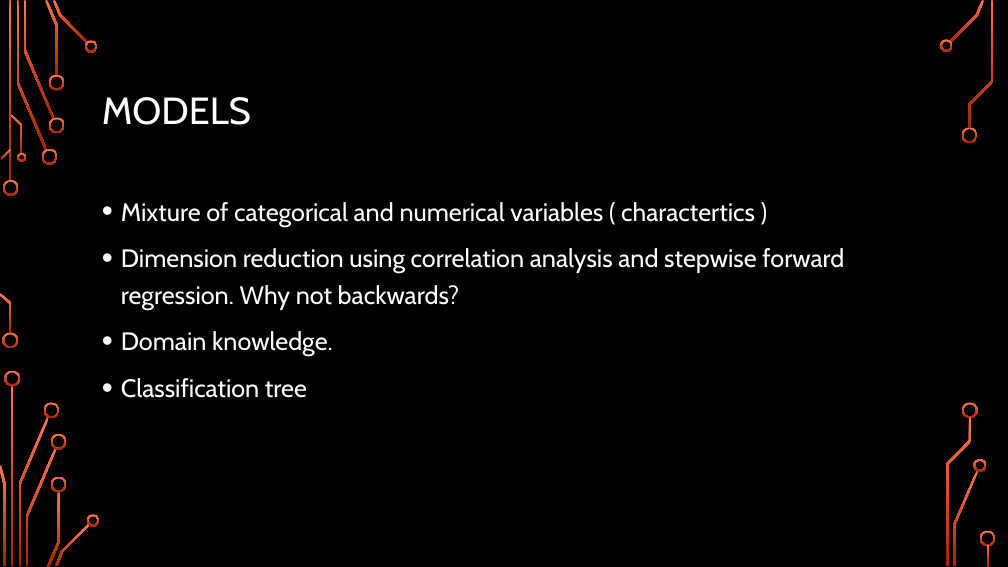
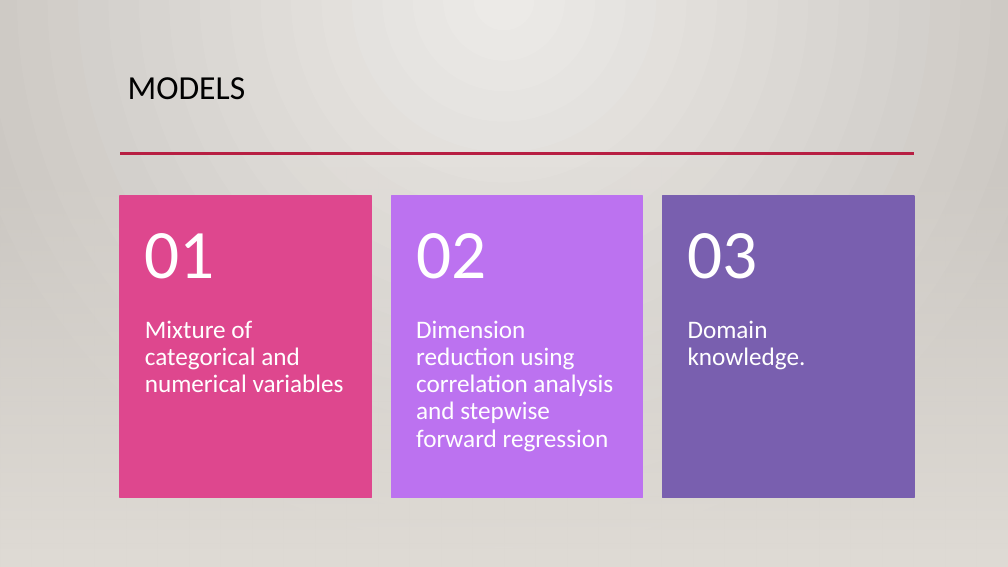
Before and after one commit to karimkhamwani/data-mining, a slide deck: slide 9 of Caravan.pptx (slide 8 before the commit). Drawn at 1008x567 pixels with LibreOffice and Linux fonts; fonts in the diff are those of the drawing; background and template pictures are left out. Boxes give left, top, right and bottom in pixels: in the first picture for what was removed or moved away, otherwise in the second. Text is boxed around its words. In the diff, an @@ line names an element or a change of style, - is before the commit and + after.

```diff
--- a/Caravan.pptx
+++ b/Caravan.pptx
@@ background picture (left out) to gradient #ECEAE7 to #CAC7C1 @@
@@ rectangle added at bbox=[0, 0, 1008, 567], fill gradient #ECEAE7 to #CAC7C1 @@
@@ title "MODELS": place and size @@
-title "MODELS" at bbox=[102, 97, 251, 125]
+title "MODELS" at bbox=[128, 77, 246, 100]
@@ title "MODELS" at bbox=[128, 77, 246, 100]: size 36 to 32 pt, font Cabin to Calibri, text colour #FFFFFF to #000000; vertical alignment middle to top @@
@@ rectangle added at bbox=[0, 167, 1008, 507], fill gradient #DFDBD5 @@
@@ rectangle added at bbox=[0, 167, 1008, 567], fill gradient #DFDBD5 @@
@@ line added from (120, 153) to (915, 153), #B71E42 2.5 pt @@
@@ line added from (120, 154) to (914, 154), #B71E42 2.5 pt @@
@@ text removed at bbox=[121, 202, 844, 398] @@
-• Mixture of categorical and numerical variables ( charactertics )
-• Dimension reduction using correlation analysis and stepwise forward regression. Why not backwards?
-• Domain knowledge.
-• Classification tree
@@ group added at bbox=[120, 196, 914, 498]: 6 texts, 3 rectangles @@
+Mixture of categorical and numerical variables
+01
+Dimension reduction using correlation analysis and stepwise forward regression
+02
+Domain knowledge.
+03
@@ line added from (0, 507) to (1008, 507), #000001 1 pt @@
@@ group removed at bbox=[0, 0, 996, 567]: 33 freeform shapes, 3 rectangles @@
```
Also in this commit, not shown: 11 other slides changed, 1 slide added, 1 slide removed, 1 other file.
